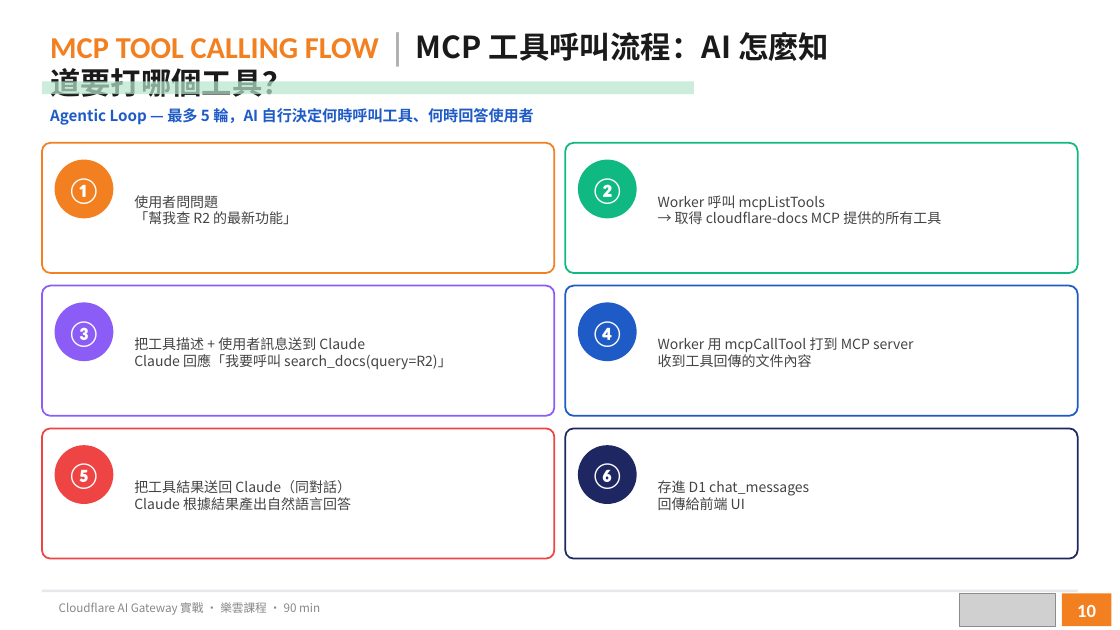
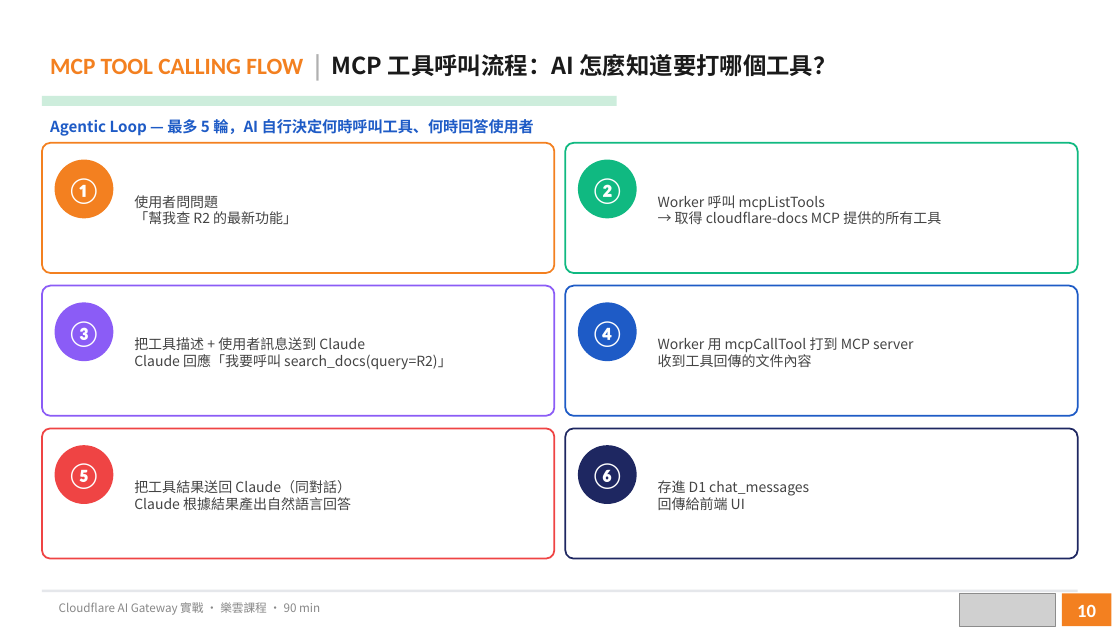
Before and after one commit to victor-workspace/cloudflare-aigw-course, a slide deck: slide 10 of slides/aigw-course.pptx. Drawn at 1120x630 pixels with LibreOffice and Linux fonts; fonts in the diff are those of the drawing; grey boxes stand for pictures. Boxes give left, top, right and bottom in pixels: in the first picture for what was removed or moved away, otherwise in the second. Text is boxed around its words. In the diff, an @@ line names an element or a change of style, - is before the commit and + after.

```diff
--- a/slides/aigw-course.pptx
+++ b/slides/aigw-course.pptx
@@ text "MCP TOOL CALLING FLOW | ..." at <box>50,54,837,76</box>: size 26 to 20 pt @@
@@ text "Agentic Loop — 最多 5 ...": place and size @@
-text "Agentic Loop — 最多 5 ..." at <box>50,108,534,125</box>
+text "Agentic Loop — 最多 5 ..." at <box>50,119,534,136</box>
@@ rectangle: place and size @@
-rectangle at <box>42,82,694,94</box>
+rectangle at <box>42,96,617,106</box>
```
Also in this commit, not shown: 9 other slides changed, 1 slide added, 1 slide removed, 3 other files.
